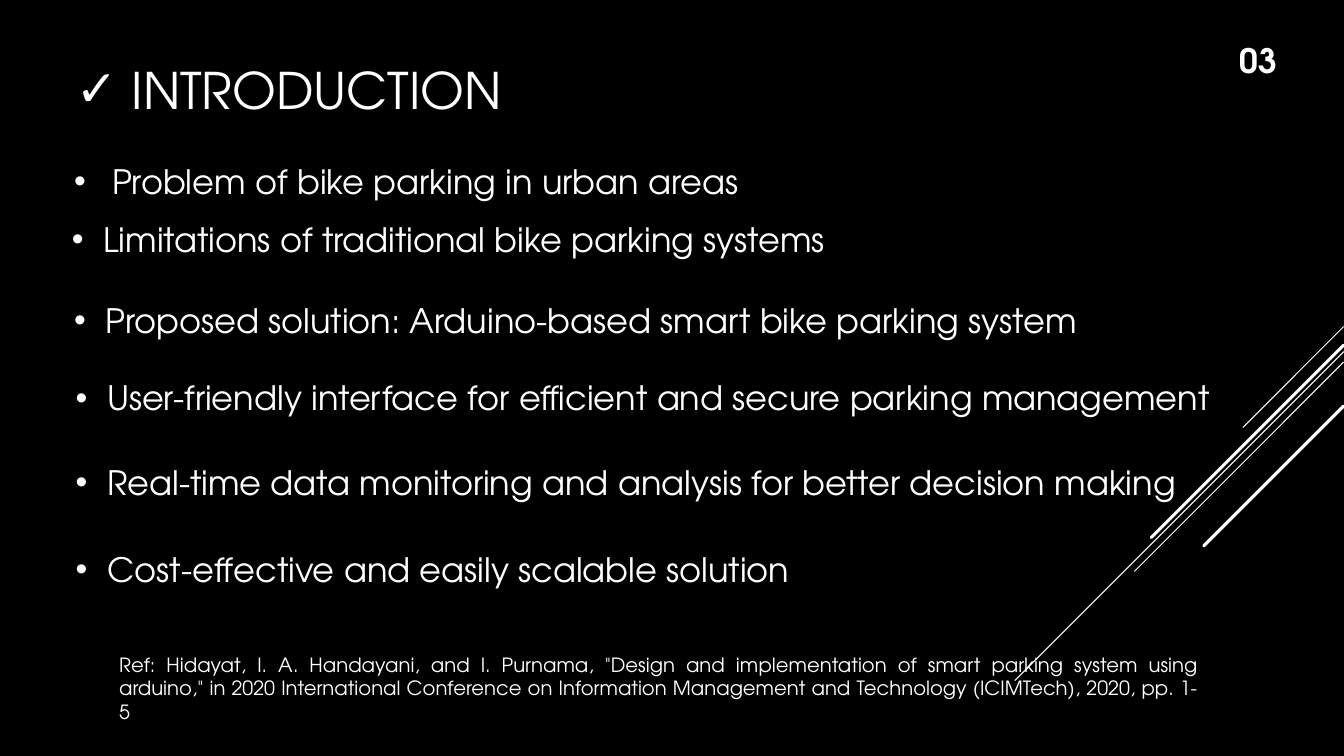
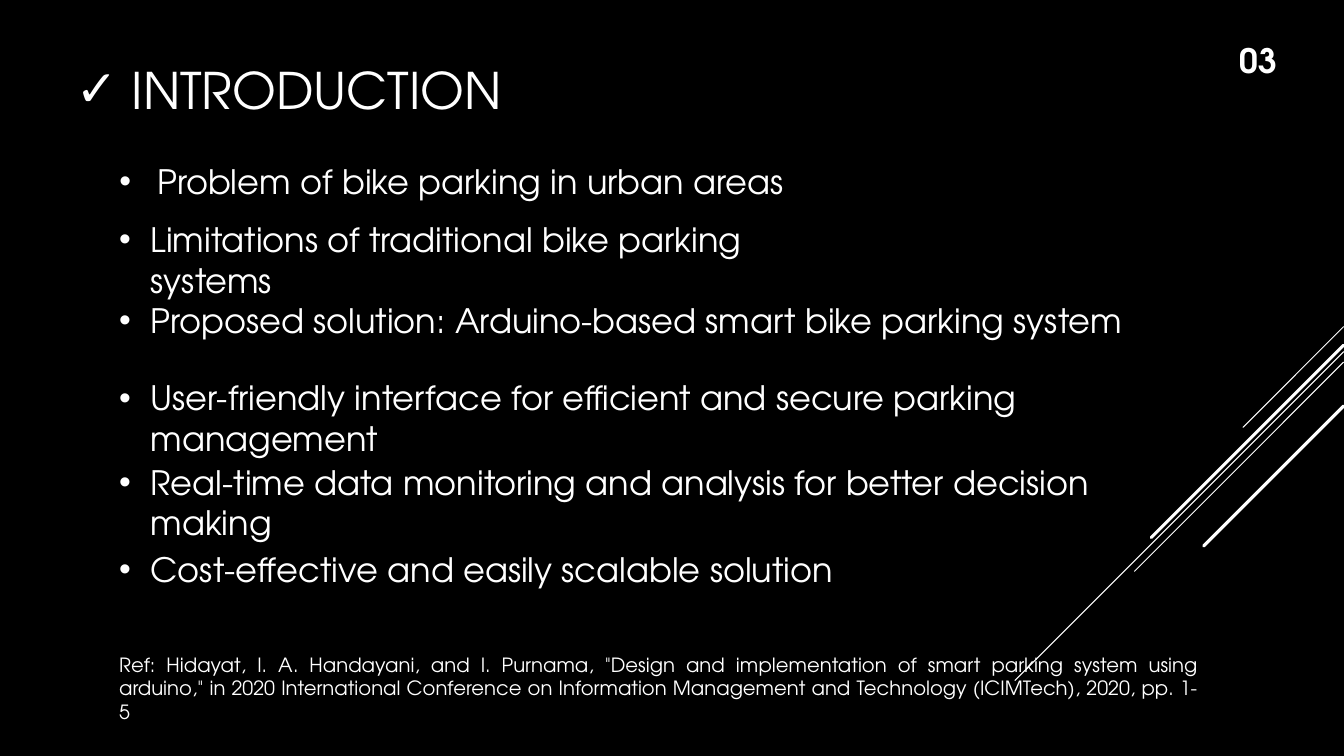
Before and after one commit to istyaque-ahammed/Technical-Writing-and-Presentation, a slide deck: slide 4 of Technical_Presentation.pptx. Drawn at 1344x756 pixels with LibreOffice and Linux fonts; fonts in the diff are those of the drawing. Boxes give left, top, right and bottom in pixels: in the first picture for what was removed or moved away, otherwise in the second. Text is boxed around its words. In the diff, an @@ line names an element or a change of style, - is before the commit and + after.

```diff
--- a/Technical_Presentation.pptx
+++ b/Technical_Presentation.pptx
@@ title "Problem of bike parking in ...": place and size @@
-title "Problem of bike parking in ..." at box(112, 169, 738, 202)
+title "Problem of bike parking in ..." at box(157, 169, 783, 202)
@@ text "Limitations of traditional bike parking ..." rewrapped from box(103, 227, 824, 260) to box(151, 227, 742, 309) @@
@@ text "Proposed solution: Arduino-based smart bike ..." rewrapped from box(106, 308, 1077, 341) to box(151, 298, 1122, 341) @@
@@ text "User-friendly interface for efficient and ..." rewrapped from box(107, 385, 1210, 418) to box(151, 385, 1017, 459) @@
@@ text "Real-time data monitoring and analysis ..." rewrapped from box(107, 470, 1176, 512) to box(151, 470, 1089, 543) @@
@@ text "Cost-effective and easily scalable solution": place and size @@
-text "Cost-effective and easily scalable solution" at box(107, 556, 790, 589)
+text "Cost-effective and easily scalable solution" at box(151, 556, 833, 589)
```
Also in this commit, not shown: 2 other slides changed.
